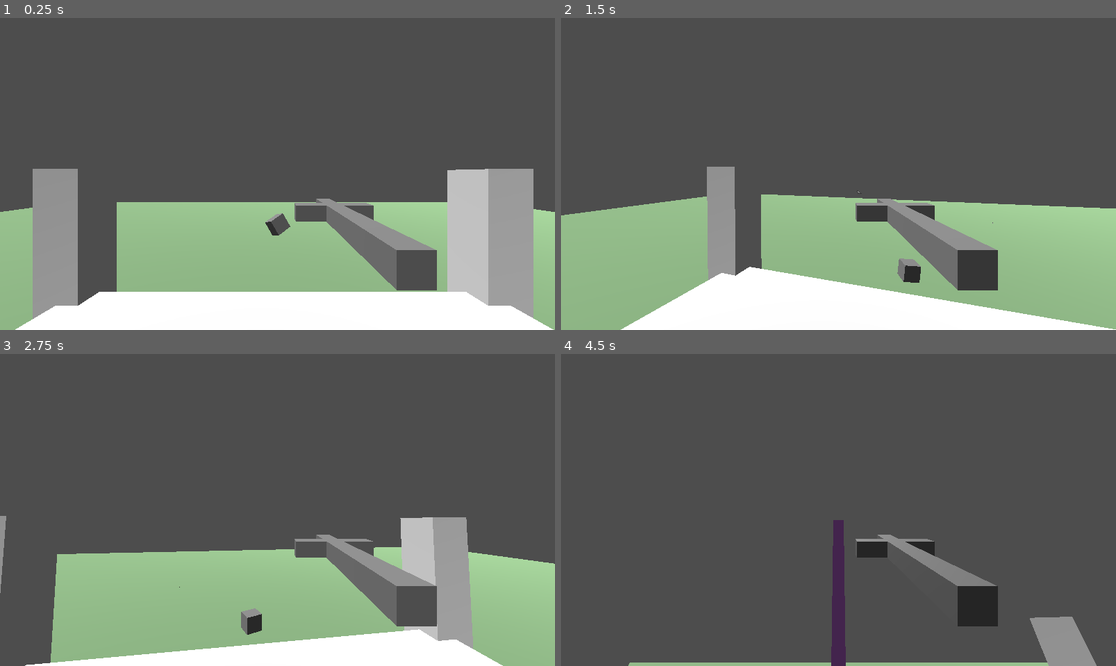
Above: before the commit, frames 1-4 (two rows, left to right).
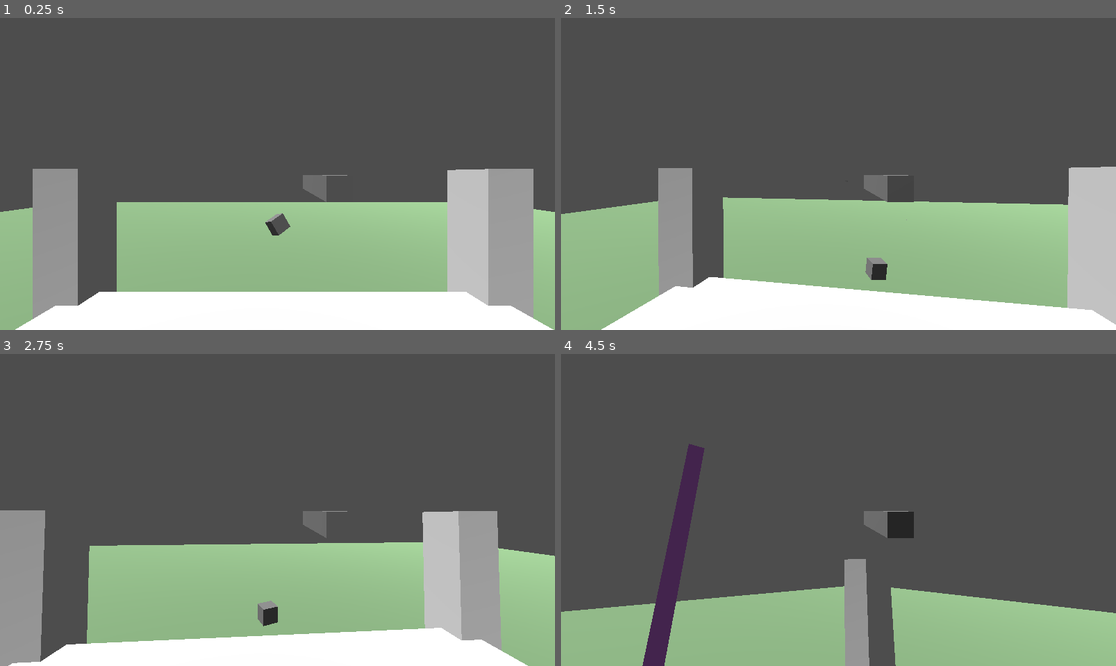
Above: after the commit, the same moments.

Repository: CodeyWinslow/brackeys_2025_1
Game: Godot game, scene res://LeviTestingGround/CharacterPlayground.tscn
Two runs of this game, one before a commit and one after it. Both use one fixed random seed, a clock stepped at 60 frames per second and the inputs below. This scene is started directly instead of the project's main scene.
Inputs (mouse positions are in pixels of both pictures, inside the frame that each line leads up to):
- Up to frame 1 (0.25 s): no input
- Up to frame 2 (1.5 s): tap Enter at 0.5 s; move the mouse to (866, 174) at 0.52 s; press the mouse at (866, 174) at 0.53 s; hold Up from 0.53 s (still down); move the mouse to (810, 174) at 1.27 s; release the mouse at (810, 174) at 1.28 s; click (810, 174) at 1.35 s
- Up to frame 3 (2.75 s): keep holding Up; tap Space at 2 s; move the mouse to (288, 503) at 2.02 s; press the mouse at (288, 503) at 2.03 s; tap Tab at 2.1 s
- Up to frame 4 (4.5 s): tap Enter at 2.75, 4.25 s; move the mouse to (832, 516) at 2.77 s; release the mouse at (832, 516) at 2.78 s; click (832, 516) at 2.85 s; tap Space at 3.5 s; move the mouse to (877, 513) at 3.52 s; press the mouse at (877, 513) at 3.53 s; tap Escape (ui_cancel) at 4.15 s; move the mouse to (672, 463) at 4.27 s; release Up at 4.28 s; release the mouse at (672, 463) at 4.28 s; hold Down from 4.28 s (still down); tap Tab at 4.35 s

The runs differ from the first frame. In frame 1, 3.7% of the frame differs, in the area x 53-79%, y 50-88%; in frame 2, 17%; in frame 3, 18%; in frame 4, 25%, in the area x 0-100%, y 28-100%.

Commit message:
Rewrote the Arrow/Crossbow/Player

Diff:
--- a/godot/brackeyssnipergame/LeviTestingGround/CharacterPlayground.tscn
+++ b/godot/brackeyssnipergame/LeviTestingGround/CharacterPlayground.tscn
@@ -1,6 +1,6 @@
 [gd_scene load_steps=12 format=3 uid="uid://cke1426c8tnhw"]
 
-[ext_resource type="PackedScene" uid="uid://c8ak1ey0sgq60" path="res://LeviTestingGround/Player.tscn" id="1_3anda"]
+[ext_resource type="PackedScene" uid="uid://c8ak1ey0sgq60" path="res://prefabs/player.tscn" id="1_3anda"]
 
 [sub_resource type="BoxMesh" id="BoxMesh_ksbn1"]
 
--- a/godot/brackeyssnipergame/LeviTestingGround/Player.tscn
+++ /dev/null
@@ -1,23 +0,0 @@
-[gd_scene load_steps=5 format=3 uid="uid://c8ak1ey0sgq60"]
-
-[ext_resource type="Script" path="res://LeviTestingGround/player.gd" id="1_i8u1n"]
-[ext_resource type="Script" path="res://LeviTestingGround/shoot.gd" id="2_atgws"]
-[ext_resource type="PackedScene" uid="uid://b4vvnl2bli1w6" path="res://LeviTestingGround/demo_bolt.tscn" id="3_u0dbq"]
-
-[sub_resource type="BoxMesh" id="BoxMesh_qxkap"]
-
-[node name="Player" type="Node3D"]
-script = ExtResource("1_i8u1n")
-
-[node name="Camera3D" type="Camera3D" parent="."]
-
-[node name="crossbow" type="MeshInstance3D" parent="Camera3D"]
-transform = Transform3D(0.1, 0, 0, 0, 0.1, 0, 0, 0, 1.07507, 0.348053, -0.240604, -1.04581)
-mesh = SubResource("BoxMesh_qxkap")
-script = ExtResource("2_atgws")
-bolt_scene = ExtResource("3_u0dbq")
-
-[node name="Part" type="MeshInstance3D" parent="Camera3D/crossbow"]
-transform = Transform3D(-4.37114e-08, 0, -4.72802, 0, 1, 0, 0.0930175, 0, -1.92238e-08, 0, 0, -0.223319)
-mesh = SubResource("BoxMesh_qxkap")
-skeleton = NodePath("../..")
--- a/godot/brackeyssnipergame/LeviTestingGround/demo_bolt.gd
+++ /dev/null
@@ -1,4 +0,0 @@
-extends Node3D
-
-func launch(direction: Vector3):
-	get_node("RigidBody3D").launch_bolt(direction)
--- a/godot/brackeyssnipergame/LeviTestingGround/demo_bolt.tscn
+++ /dev/null
@@ -1,37 +0,0 @@
-[gd_scene load_steps=6 format=3 uid="uid://b4vvnl2bli1w6"]
-
-[ext_resource type="Script" path="res://LeviTestingGround/bolt.gd" id="1_16h3f"]
-[ext_resource type="Script" path="res://LeviTestingGround/demo_bolt.gd" id="1_r4fct"]
-
-[sub_resource type="BoxMesh" id="BoxMesh_qnfnd"]
-
-[sub_resource type="BoxShape3D" id="BoxShape3D_6aeja"]
-size = Vector3(0.035, 0.03, 0.045)
-
-[sub_resource type="BoxShape3D" id="BoxShape3D_f85ix"]
-size = Vector3(0.01, 0.01, 0.37)
-
-[node name="DemoBolt" type="Node3D"]
-script = ExtResource("1_r4fct")
-
-[node name="RigidBody3D" type="RigidBody3D" parent="."]
-script = ExtResource("1_16h3f")
-
-[node name="MeshInstance3D" type="MeshInstance3D" parent="RigidBody3D"]
-transform = Transform3D(0.01, 0, 0, 0, 0.01, 0, 0, 0, 0.4, 0, 0, 0)
-mesh = SubResource("BoxMesh_qnfnd")
-
-[node name="MeshInstance3D2" type="MeshInstance3D" parent="RigidBody3D"]
-transform = Transform3D(0.0308692, 0, 0, 0, 0.0268903, 0, 0, 0, -0.04, 0, 0, -0.183274)
-mesh = SubResource("BoxMesh_qnfnd")
-
-[node name="MeshInstance3D3" type="MeshInstance3D" parent="RigidBody3D"]
-transform = Transform3D(0.0660697, 0, 0, 0, 0.00577568, 0, 0, 0, -0.0260064, 0, 0, 0.189916)
-mesh = SubResource("BoxMesh_qnfnd")
-
-[node name="CollisionShape3D" type="CollisionShape3D" parent="RigidBody3D"]
-transform = Transform3D(1, 0, 0, 0, 1, 0, 0, 0, 1, 0, 0, -0.183108)
-shape = SubResource("BoxShape3D_6aeja")
-
-[node name="CollisionShape3D2" type="CollisionShape3D" parent="RigidBody3D"]
-shape = SubResource("BoxShape3D_f85ix")
--- a/godot/brackeyssnipergame/LeviTestingGround/player.gd
+++ /dev/null
@@ -1,43 +0,0 @@
-extends Node3D
-
-@onready var camera = $Camera3D
-
-var mouse_sensitivity = 0.3
-
-# rotation limits (in degrees)
-var min_pitch = -80
-var max_pitch = 80
-@export var min_yaw = -90
-@export var max_yaw = 90
-
-# Track current yaw for clamping
-var current_yaw = 0
-
-# Called when the node enters the scene tree for the first time.
-func _ready() -> void:
-	Input.set_mouse_mode(Input.MOUSE_MODE_CAPTURED)
-
-func _unhandled_input(event) -> void:
-	if event is InputEventMouseMotion:
-		# Calculate new yaw
-		var new_yaw = current_yaw + (-event.relative.x * mouse_sensitivity)
-		# Clamp the horizontal rotation
-		new_yaw = clamp(new_yaw, min_yaw, max_yaw)
-		# Calculate the actual rotation to apply
-		var yaw_change = new_yaw - current_yaw
-		rotate_y(deg_to_rad(yaw_change))
-		current_yaw = new_yaw
-
-		# Rotate camera up/down (pitch)
-		var current_rotation = camera.rotation_degrees.x
-		var new_rotation = current_rotation + (-event.relative.y * mouse_sensitivity)
-		# Clamp the vertical rotation
-		new_rotation = clamp(new_rotation, min_pitch, max_pitch)
-		camera.rotation_degrees.x = new_rotation
-
-	# Press ESC to free the mouse
-	if event.is_action_pressed("ui_cancel"):
-		if Input.get_mouse_mode() == Input.MOUSE_MODE_CAPTURED:
-			Input.set_mouse_mode(Input.MOUSE_MODE_VISIBLE)
-		else:
-			Input.set_mouse_mode(Input.MOUSE_MODE_CAPTURED)
--- a/godot/brackeyssnipergame/LeviTestingGround/shoot.gd
+++ /dev/null
@@ -1,21 +0,0 @@
-extends Node3D
-
-@export var bolt_scene: PackedScene
-@export var launch_power = 20.0
-
-func _unhandled_input(event):
-	if event.is_action_pressed("shoot"):  # Using the action we defined
-		shoot()
-
-func shoot():
-	# Instance the bolt
-	var bolt = bolt_scene.instantiate()
-
-	# Add it to the scene
-	get_tree().get_root().add_child(bolt)
-
-	# Set position and rotation (assuming this script is on a Node3D)
-	bolt.global_transform = global_transform
-
-	# Launch in the forward direction
-	bolt.launch(-global_transform.basis.z)
--- a/godot/brackeyssnipergame/LeviTestingGround/bolt.gd
+++ b/godot/brackeyssnipergame/arrow_base.gd
@@ -9,6 +9,6 @@
 	contact_monitor = true
 	max_contacts_reported = 1
 
-func launch_bolt(direction: Vector3):
+func fire_arrow():
 	# Apply impulse in the given direction
-	apply_central_impulse(direction * launch_force)
+	apply_central_impulse(-global_transform.basis.z * launch_force)
--- /dev/null
+++ b/godot/brackeyssnipergame/prefabs/arrows/arrow_base.tscn
@@ -0,0 +1,40 @@
+[gd_scene load_steps=5 format=3 uid="uid://cohu2xaawvkw3"]
+
+[ext_resource type="Script" path="res://arrow_base.gd" id="1_8vmgy"]
+
+[sub_resource type="BoxShape3D" id="BoxShape3D_mikyq"]
+size = Vector3(0.035, 0.03, 0.045)
+
+[sub_resource type="BoxShape3D" id="BoxShape3D_1om87"]
+size = Vector3(0.01, 0.01, 0.37)
+
+[sub_resource type="BoxMesh" id="BoxMesh_e71od"]
+
+[node name="Arrow" type="RigidBody3D"]
+script = ExtResource("1_8vmgy")
+
+[node name="CollisionTip" type="CollisionShape3D" parent="."]
+transform = Transform3D(0.6, 0, 0, 0, 0.6, 0, 0, 0, 0.6, 0, 0, 0.113513)
+shape = SubResource("BoxShape3D_mikyq")
+
+[node name="CollisionBody" type="CollisionShape3D" parent="."]
+transform = Transform3D(0.6, 0, 0, 0, 0.6, 0, 0, 0, 0.6, 0, 0, 0)
+shape = SubResource("BoxShape3D_1om87")
+
+[node name="BoltMesh" type="Node3D" parent="."]
+transform = Transform3D(0.6, 0, 0, 0, 0.6, 0, 0, 0, 0.6, 0, 0, 0)
+
+[node name="Tip" type="MeshInstance3D" parent="BoltMesh"]
+transform = Transform3D(0.0308692, 0, 0, 0, 0.0268903, 0, 0, 0, -0.04, 0, 0, 0.192235)
+mesh = SubResource("BoxMesh_e71od")
+skeleton = NodePath("../..")
+
+[node name="Body" type="MeshInstance3D" parent="BoltMesh"]
+transform = Transform3D(0.01, 0, 0, 0, 0.01, 0, 0, 0, 0.4, 0, 0, 0)
+mesh = SubResource("BoxMesh_e71od")
+skeleton = NodePath("../..")
+
+[node name="Feather" type="MeshInstance3D" parent="BoltMesh"]
+transform = Transform3D(0.066, 0, 0, 0, 0.006, 0, 0, 0, 0.026, 0, 0, -0.193319)
+mesh = SubResource("BoxMesh_e71od")
+skeleton = NodePath("../..")
--- /dev/null
+++ b/godot/brackeyssnipergame/prefabs/crossbow.tscn
@@ -0,0 +1,14 @@
+[gd_scene load_steps=4 format=3 uid="uid://dpebgcbj65k35"]
+
+[ext_resource type="Script" path="res://scripts/crossbow.gd" id="1_4t82j"]
+[ext_resource type="PackedScene" uid="uid://cohu2xaawvkw3" path="res://prefabs/arrows/arrow_base.tscn" id="2_7ri6m"]
+
+[sub_resource type="BoxMesh" id="BoxMesh_yv74s"]
+
+[node name="Crossbow" type="Node3D"]
+script = ExtResource("1_4t82j")
+arrow = ExtResource("2_7ri6m")
+
+[node name="Mesh" type="MeshInstance3D" parent="."]
+transform = Transform3D(0.05, 0, 0, 0, 0.05, 0, 0, 0, 0.35, 0, 0, 0)
+mesh = SubResource("BoxMesh_yv74s")
--- /dev/null
+++ b/godot/brackeyssnipergame/prefabs/player.tscn
@@ -0,0 +1,13 @@
+[gd_scene load_steps=3 format=3 uid="uid://c8ak1ey0sgq60"]
+
+[ext_resource type="Script" path="res://scripts/player.gd" id="1_ac3r8"]
+[ext_resource type="PackedScene" uid="uid://dpebgcbj65k35" path="res://prefabs/crossbow.tscn" id="2_bjgpu"]
+
+[node name="Player" type="Node3D" node_paths=PackedStringArray("camera")]
+script = ExtResource("1_ac3r8")
+camera = NodePath("Camera3D")
+
+[node name="Camera3D" type="Camera3D" parent="."]
+
+[node name="Crossbow" parent="Camera3D" instance=ExtResource("2_bjgpu")]
+transform = Transform3D(1, 0, 0, 0, 1, 0, 0, 0, 1, 0.116846, -0.0278318, -0.558068)
--- a/godot/brackeyssnipergame/scenes/stages/wedding_stage.tscn
+++ b/godot/brackeyssnipergame/scenes/stages/wedding_stage.tscn
@@ -1,6 +1,6 @@
 [gd_scene load_steps=2 format=3 uid="uid://bxi3joe7riqat"]
 
-[ext_resource type="PackedScene" uid="uid://c8ak1ey0sgq60" path="res://LeviTestingGround/Player.tscn" id="1_cebmv"]
+[ext_resource type="PackedScene" uid="uid://c8ak1ey0sgq60" path="res://prefabs/player.tscn" id="1_cebmv"]
 
 [node name="WeddingStage" type="Node3D"]
 
--- /dev/null
+++ b/godot/brackeyssnipergame/scripts/crossbow.gd
@@ -0,0 +1,19 @@
+extends Node3D
+
+@export var arrow: PackedScene
+@export var launch_power = 20.0
+
+func _unhandled_input(event):
+	if event.is_action_pressed("shoot"):  # Using the action we defined
+		shoot()
+
+func shoot():
+	# Instance the arrow
+	var arrowInstance = arrow.instantiate()
+	# Add it to the scene
+	get_tree().get_root().add_child(arrowInstance)
+
+	# Set position and rotation
+	arrowInstance.global_transform = global_transform
+
+	arrowInstance.fire_arrow()
--- /dev/null
+++ b/godot/brackeyssnipergame/scripts/player.gd
@@ -0,0 +1,38 @@
+extends Node3D
+
+@export var camera : Camera3D
+
+var mouse_sensitivity = 0.15
+
+# rotation limits (in degrees)
+var min_pitch = -80
+var max_pitch = 80
+var min_yaw = -90
+var max_yaw = 90
+
+# Called when the node enters the scene tree for the first time.
+func _ready() -> void:
+	Input.set_mouse_mode(Input.MOUSE_MODE_CAPTURED)
+
+func _unhandled_input(event) -> void:
+	if event is InputEventMouseMotion:
+		#Rotate camera left/right (yaw)
+		var current_yaw_rotation = camera.rotation_degrees.y
+		var new_yaw_rotation = current_yaw_rotation + (-event.relative.x * mouse_sensitivity)
+		#clamp horizontal
+		new_yaw_rotation = clamp(new_yaw_rotation, min_yaw, max_yaw)
+		camera.rotation_degrees.y = new_yaw_rotation
+
+		#Rotate camera up/down (pitch)
+		var current_pitch_rotation = camera.rotation_degrees.x
+		var new_pitch_rotation = current_pitch_rotation + (-event.relative.y * mouse_sensitivity)
+		#Clamp vertical
+		new_pitch_rotation = clamp(new_pitch_rotation, min_pitch, max_pitch)
+		camera.rotation_degrees.x = new_pitch_rotation
+
+	# Press ESC to free the mouse
+	if event.is_action_pressed("ui_cancel"):
+		if Input.get_mouse_mode() == Input.MOUSE_MODE_CAPTURED:
+			Input.set_mouse_mode(Input.MOUSE_MODE_VISIBLE)
+		else:
+			Input.set_mouse_mode(Input.MOUSE_MODE_CAPTURED)
